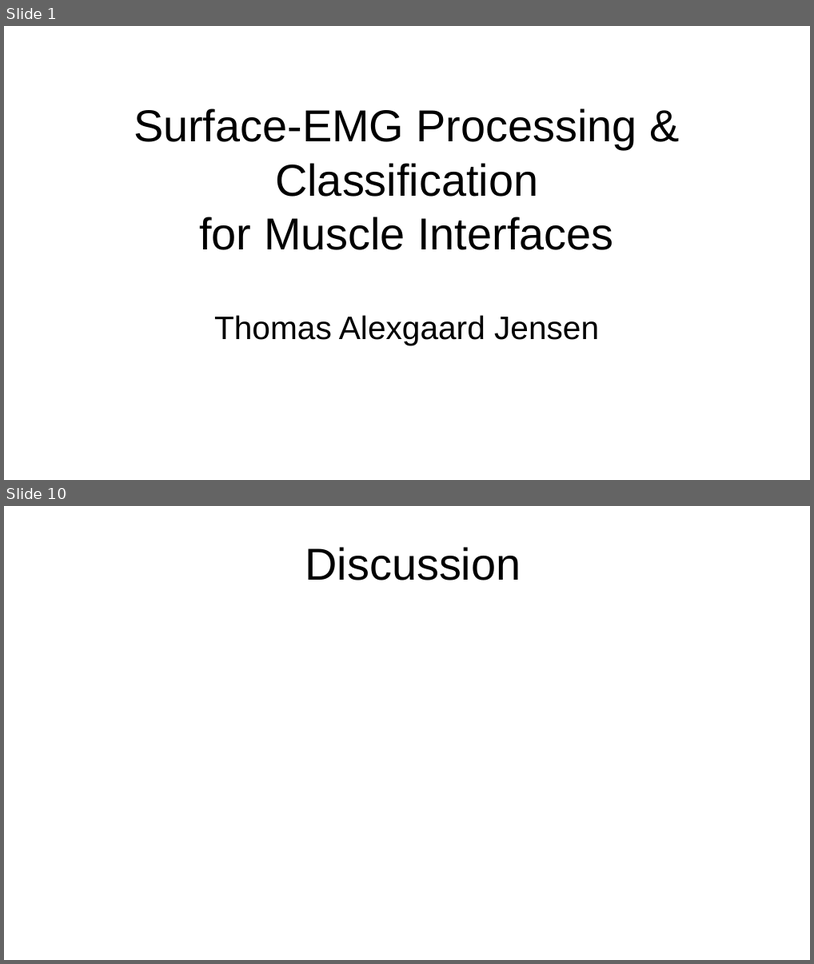
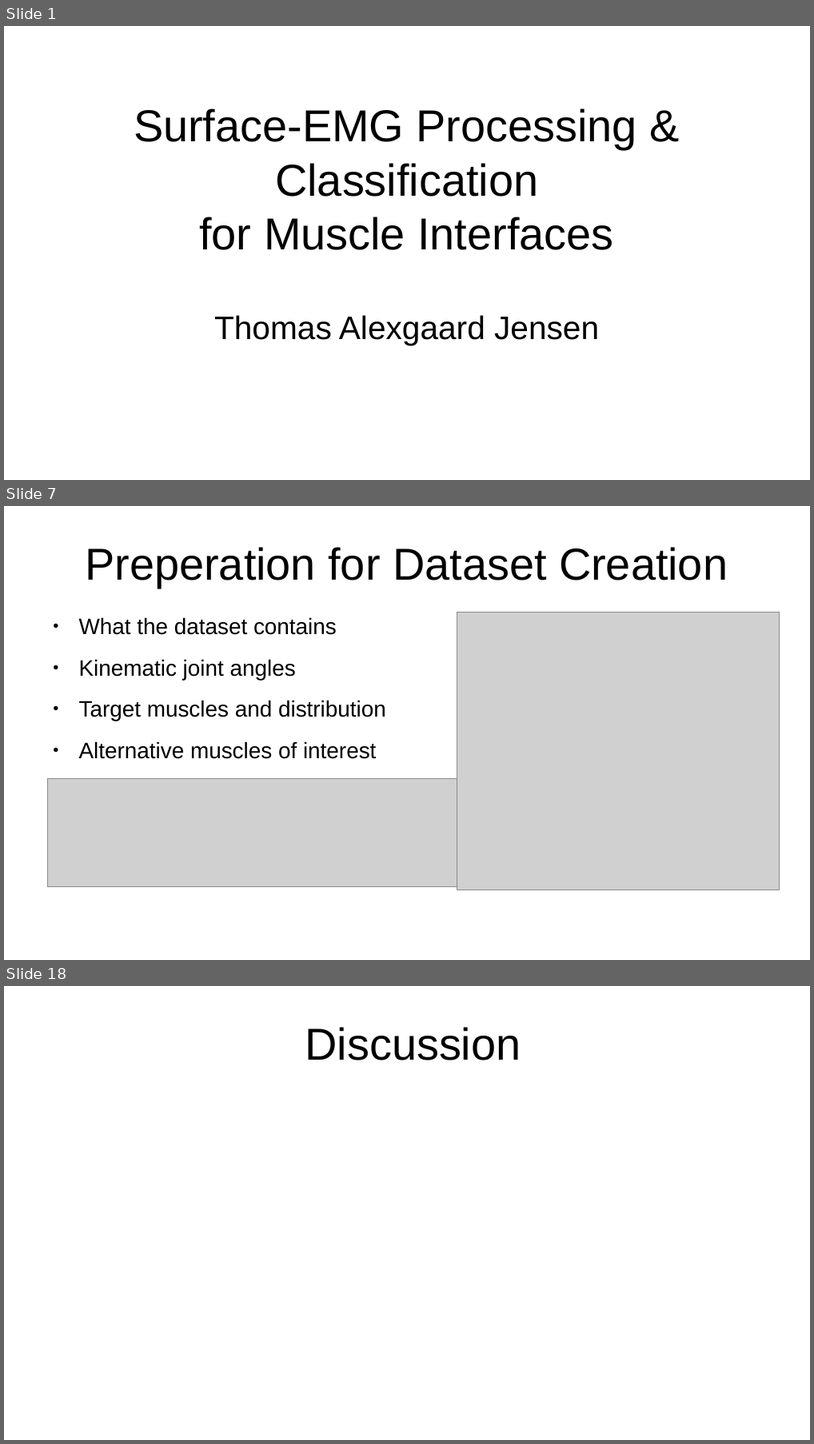
Before and after one commit to thom9258/masters-thesis, a slide deck: presentation/Presentation.odp. Shown one above the other, each under a label of ours: slides 1 and 10 before the commit, slides 1, 7 and 18 after it; the slides between them are not shown. The pictures are 814x964 and 814x1444 pixels, drawn with LibreOffice and Linux fonts; fonts in the diff are those of the drawing; grey boxes stand for pictures. Boxes give left, top, right and bottom in pixels: in the first picture for what was removed or moved away, otherwise in the second. Text is boxed around its words. In the diff, an @@ line names an element or a change of style, - is before the commit and + after.

```diff
--- a/presentation/Presentation.odp
+++ b/presentation/Presentation.odp
@@ slide 7 added at box(4, 506, 810, 960), background #FFFFFF @@
@@ title added at box(85, 547, 728, 588), 44 pt, text #000000 @@
+Preperation for Dataset Creation
@@ text added at box(79, 617, 386, 759), 22 pt, text #000000 @@
+● What the dataset contains
+● Kinematic joint angles
+● Target muscles and distribution
+● Alternative muscles of interest
@@ picture added at box(458, 612, 780, 889) @@
@@ picture added at box(48, 778, 458, 887) @@
@@ what was slide 10 is now slide 18 @@
```
Also in this commit, not shown: 1 slide changed, 14 other slides added, 7 slides removed.
